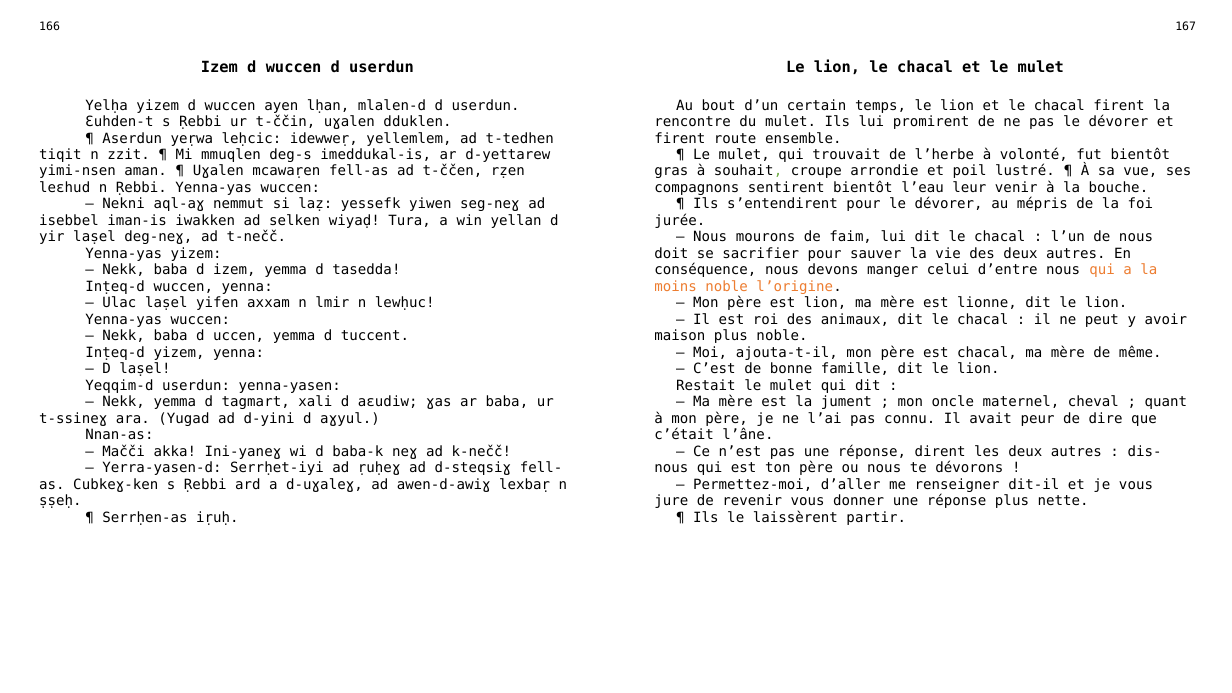
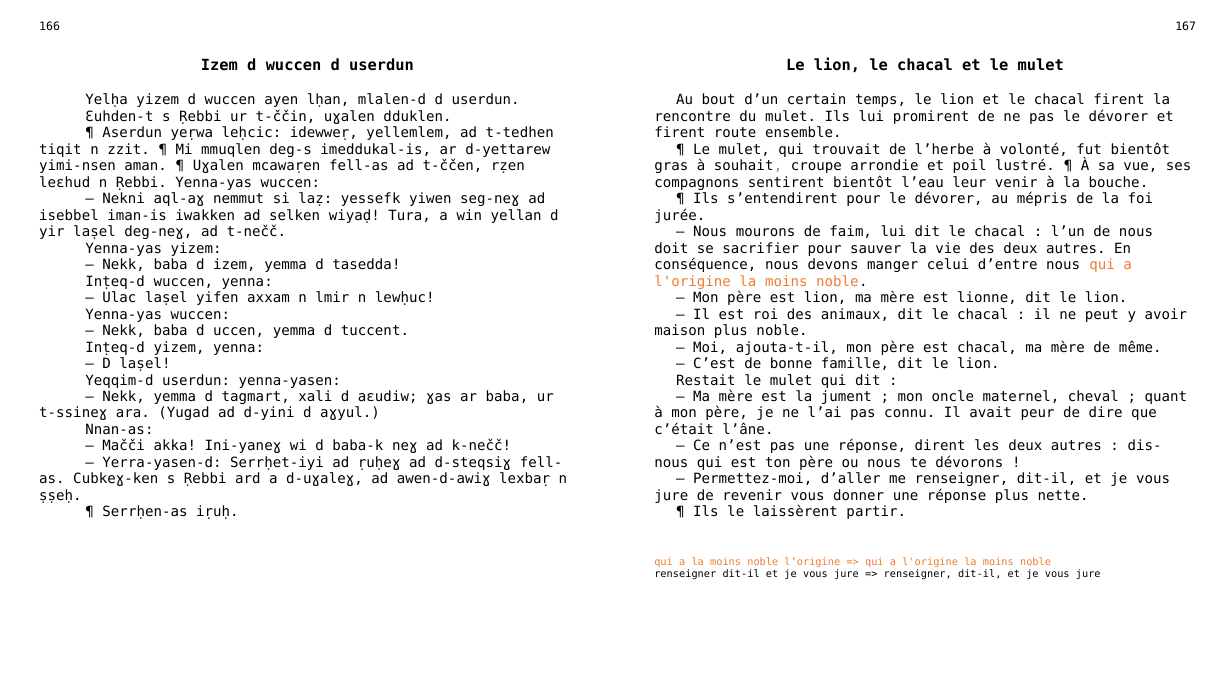
Before and after one commit to sferhah/tamacahut_n_wuccen, a slide deck: slide 82 of Uccen.ConsoleApp/Resources/pptx/uccen.pptx. Drawn at 1232x693 pixels with LibreOffice and Linux fonts; fonts in the diff are those of the drawing. Boxes give left, top, right and bottom in pixels: in the first picture for what was removed or moved away, otherwise in the second. Text is boxed around its words. In the diff, an @@ line names an element or a change of style, - is before the commit and + after.

```diff
--- a/Uccen.ConsoleApp/Resources/pptx/uccen.pptx
+++ b/Uccen.ConsoleApp/Resources/pptx/uccen.pptx
@@ table at <box>30,15,1205,689</box> @@
-row 3: Yelḥa yizem d wuccen ayen lḥan, mlalen-d d userdun. / Ɛuhden-t s Ṛebbi ur t-ččin, uɣalen dduklen. / ¶ Aserdun yeṛwa leḥcic: idewweṛ, yellemlem, ad t-tedhen tiqit n zzit. ¶ Mi mmuqlen deg-s imeddukal-is, ar d-yettarew yimi-nsen aman. ¶ Uɣalen mcawaṛen fell-as ad t-ččen, rẓen leɛhud n Ṛebbi. Yenna-yas wuccen: / — Nekni aql-aɣ nemmut si laẓ: yessefk yiwen seg-neɣ ad isebbel iman-is iwakken ad selken wiyaḍ! Tura, a win yellan d yir laṣel deg-neɣ, ad t-nečč. / Yenna-yas yizem: / — Nekk, baba d izem, yemma d tasedda! / Inṭeq-d wuccen, yenna: / — Ulac laṣel yifen axxam n lmir n lewḥuc! / Yenna-yas wuccen: / — Nekk, baba d uccen, yemma d tuccent. / Inṭeq-d yizem, yenna: / — D laṣel! / Yeqqim-d userdun: yenna-yasen: / — Nekk, yemma d tagmart, xali d aɛudiw; ɣas ar baba, ur t-ssineɣ ara. (Yugad ad d-yini d aɣyul.) / Nnan-as: / — Mačči akka! Ini-yaneɣ wi d baba-k neɣ ad k-nečč! / — Yerra-yasen-d: Serrḥet-iyi ad ṛuḥeɣ ad d-steqsiɣ fell-as. Cubkeɣ-ken s Ṛebbi ard a d-uɣaleɣ, ad awen-d-awiɣ lexbaṛ n ṣṣeḥ. / ¶ Serrḥen-as iṛuḥ. |  | Au bout d’un certain temps, le lion et le chacal firent la rencontre du mulet. Ils lui promirent de ne pas le dévorer et firent route ensemble. / ¶ Le mulet, qui trouvait de l’herbe à volonté, fut bientôt gras à souhait, croupe arrondie et poil lustré. ¶ À sa vue, ses compagnons sentirent bientôt l’eau leur venir à la bouche. / ¶ Ils s’entendirent pour le dévorer, au mépris de la foi jurée. / — Nous mourons de faim, lui dit le chacal : l’un de nous doit se sacrifier pour sauver la vie des deux autres. En conséquence, nous devons manger celui d’entre nous qui a la moins noble l’origine. / — Mon père est lion, ma mère est lionne, dit le lion. / — Il est roi des animaux, dit le chacal : il ne peut y avoir maison plus noble. / — Moi, ajouta-t-il, mon père est chacal, ma mère de même. / — C’est de bonne famille, dit le lion. / Restait le mulet qui dit : / — Ma mère est la jument ; mon oncle maternel, cheval ; quant à mon père, je ne l’ai pas connu. Il avait peur de dire que c’était l’âne. / — Ce n’est pas une réponse, dirent les deux autres : dis-nous qui est ton père ou nous te dévorons ! / — Permettez-moi, d’aller me renseigner dit-il et je vous jure de revenir vous donner une réponse plus nette. / ¶ Ils le laissèrent partir.
+row 3: Yelḥa yizem d wuccen ayen lḥan, mlalen-d d userdun. / Ɛuhden-t s Ṛebbi ur t-ččin, uɣalen dduklen. / ¶ Aserdun yeṛwa leḥcic: idewweṛ, yellemlem, ad t-tedhen tiqit n zzit. ¶ Mi mmuqlen deg-s imeddukal-is, ar d-yettarew yimi-nsen aman. ¶ Uɣalen mcawaṛen fell-as ad t-ččen, rẓen leɛhud n Ṛebbi. Yenna-yas wuccen: / — Nekni aql-aɣ nemmut si laẓ: yessefk yiwen seg-neɣ ad isebbel iman-is iwakken ad selken wiyaḍ! Tura, a win yellan d yir laṣel deg-neɣ, ad t-nečč. / Yenna-yas yizem: / — Nekk, baba d izem, yemma d tasedda! / Inṭeq-d wuccen, yenna: / — Ulac laṣel yifen axxam n lmir n lewḥuc! / Yenna-yas wuccen: / — Nekk, baba d uccen, yemma d tuccent. / Inṭeq-d yizem, yenna: / — D laṣel! / Yeqqim-d userdun: yenna-yasen: / — Nekk, yemma d tagmart, xali d aɛudiw; ɣas ar baba, ur t-ssineɣ ara. (Yugad ad d-yini d aɣyul.) / Nnan-as: / — Mačči akka! Ini-yaneɣ wi d baba-k neɣ ad k-nečč! / — Yerra-yasen-d: Serrḥet-iyi ad ṛuḥeɣ ad d-steqsiɣ fell-as. Cubkeɣ-ken s Ṛebbi ard a d-uɣaleɣ, ad awen-d-awiɣ lexbaṛ n ṣṣeḥ. / ¶ Serrḥen-as iṛuḥ. |  | Au bout d’un certain temps, le lion et le chacal firent la rencontre du mulet. Ils lui promirent de ne pas le dévorer et firent route ensemble. / ¶ Le mulet, qui trouvait de l’herbe à volonté, fut bientôt gras à souhait, croupe arrondie et poil lustré. ¶ À sa vue, ses compagnons sentirent bientôt l’eau leur venir à la bouche. / ¶ Ils s’entendirent pour le dévorer, au mépris de la foi jurée. / — Nous mourons de faim, lui dit le chacal : l’un de nous doit se sacrifier pour sauver la vie des deux autres. En conséquence, nous devons manger celui d’entre nous qui a l'origine la moins noble. / — Mon père est lion, ma mère est lionne, dit le lion. / — Il est roi des animaux, dit le chacal : il ne peut y avoir maison plus noble. / — Moi, ajouta-t-il, mon père est chacal, ma mère de même. / — C’est de bonne famille, dit le lion. / Restait le mulet qui dit : / — Ma mère est la jument ; mon oncle maternel, cheval ; quant à mon père, je ne l’ai pas connu. Il avait peur de dire que c’était l’âne. / — Ce n’est pas une réponse, dirent les deux autres : dis-nous qui est ton père ou nous te dévorons ! / — Permettez-moi, d’aller me renseigner, dit-il, et je vous jure de revenir vous donner une réponse plus nette. / ¶ Ils le laissèrent partir.
+row 4:  |  | qui a la moins noble l’origine => qui a l'origine la moins noble / renseigner dit-il et je vous jure => renseigner, dit-il, et je vous jure
```
Also in this commit, not shown: 9 other slides changed, 16 other files.
